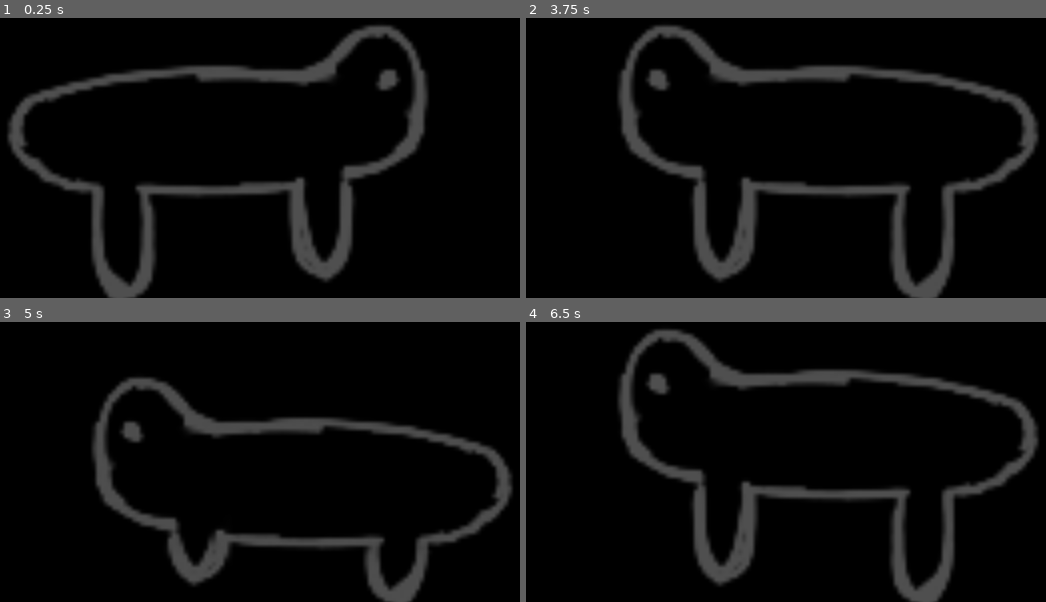
Above: before the commit, frames 1-4 (two rows, left to right).
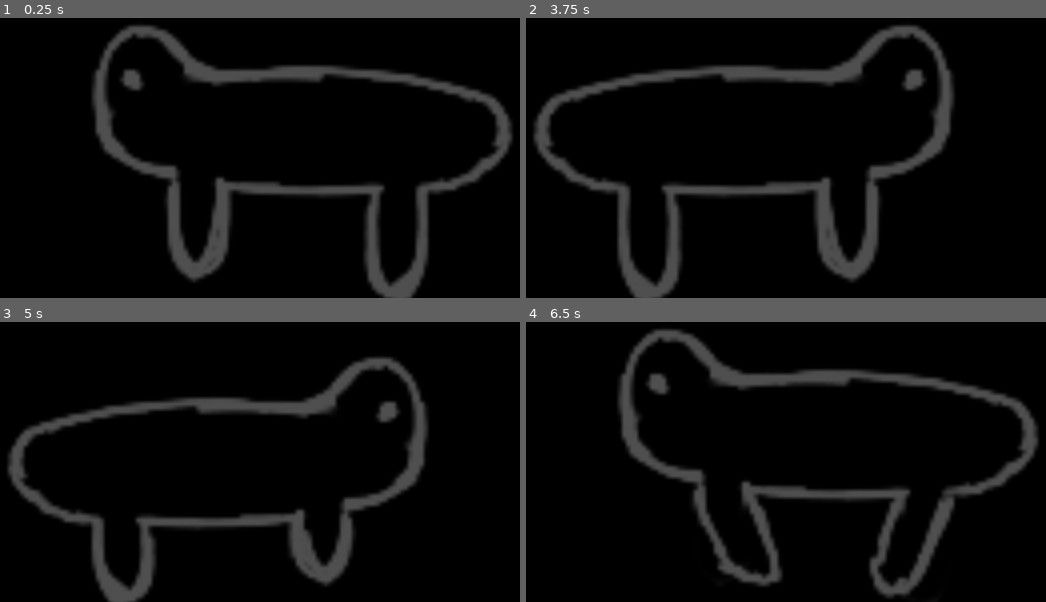
Above: after the commit, the same moments.

Repository: fabianternis/my-screen-pet
Game: Godot game, scene res://main.tscn
Two runs of this game, one before a commit and one after it. Both use one fixed random seed, a clock stepped at 60 frames per second and the inputs below.
Inputs (mouse positions are in pixels of both pictures, inside the frame that each line leads up to):
- Up to frame 1 (0.25 s): no input
- Up to frame 2 (3.75 s): tap Enter at 0.5 s; move the mouse to (outside the picture) at 0.52 s; hold Right 0.53-1.28 s; tap Alt at 0.6, 2.1, 3.6 s; click (outside the picture) at 0.67 s; tap Space at 1.25 s; move the mouse to (outside the picture) at 1.27 s; hold Down 1.28-2.03 s; tap Shift at 1.35, 2.85 s; move the mouse to (outside the picture) at 2.02 s; hold Right 2.03-2.78 s; move the mouse to (744, 57) at 2.77 s; hold Up 2.78-3.53 s; click (744, 57) at 2.92 s; move the mouse to (1020, 18) at 3.52 s; hold Left from 3.53 s (still down)
- Up to frame 3 (5 s): keep holding Left; move the mouse to (outside the picture) at 4.27 s; tap Shift at 4.35 s
- Up to frame 4 (6.5 s): move the mouse to (outside the picture) at 5.02 s; release Left at 5.03 s; hold Down 5.03-5.78 s; tap Alt at 5.1 s; click (outside the picture) at 5.17 s; tap Enter at 5.75 s; move the mouse to (outside the picture) at 5.77 s; hold Right from 5.78 s (still down); tap Shift at 5.85 s

The runs differ from the first frame. In frame 1, 21% of the frame differs, in the area x 1-99%, y 2-100%; in frame 2, 21%; in frame 3, 21%, in the area x 1-99%, y 12-100%; in frame 4, 6.1%.

Commit message:
fix: changes a < to > to fix ideling issue

Diff:
--- a/main.gd
+++ b/main.gd
@@ -2,7 +2,7 @@
 
 var default_speed = 100
 var speed = default_speed
-var direction = Vector2(2,1)
+var direction = Vector2(0, 1)
 var screen_size = Vector2()
 var window_size = Vector2(200, 200)
 
@@ -26,12 +26,12 @@
 			animated_sprite.play('walk')
 		return
 
-	if (window_position.x <= 0 or window_position.x >= screen_size.x - window_size.x):
+	if window_position.x <= 0 or window_position.x >= screen_size.x - window_size.x:
 		direction.x *= -1
 		maybe_idle()
 		animated_sprite.flip_h = !animated_sprite.flip_h
 		maybe_idle()
-	if (window_position.y <= 0 or window_position.y <= screen_size.y - window_size.y):
+	if window_position.y <= 0 or window_position.y >= screen_size.y - window_size.y:
 		direction.y *= -1
 		maybe_idle()
 
